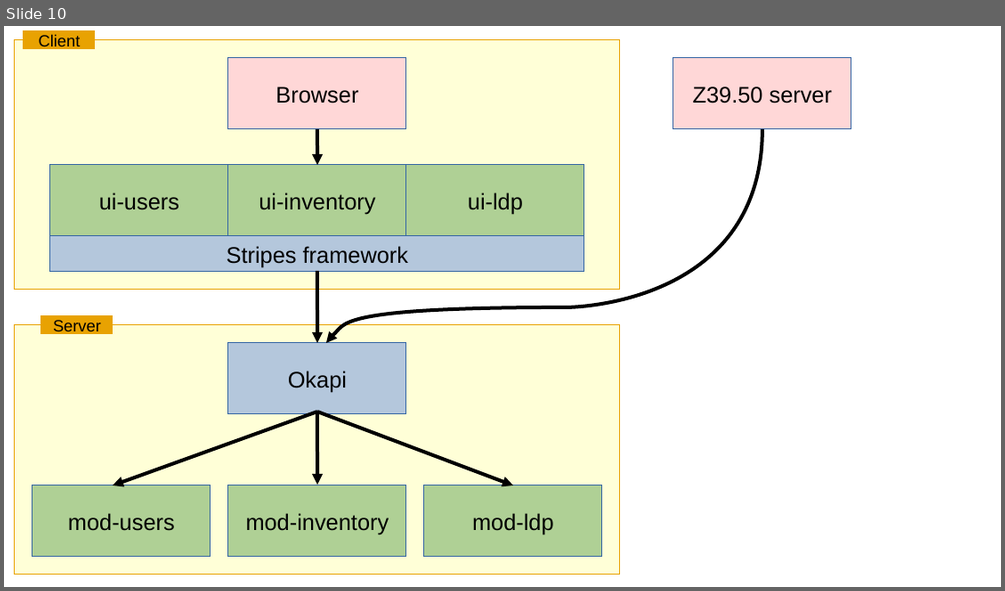
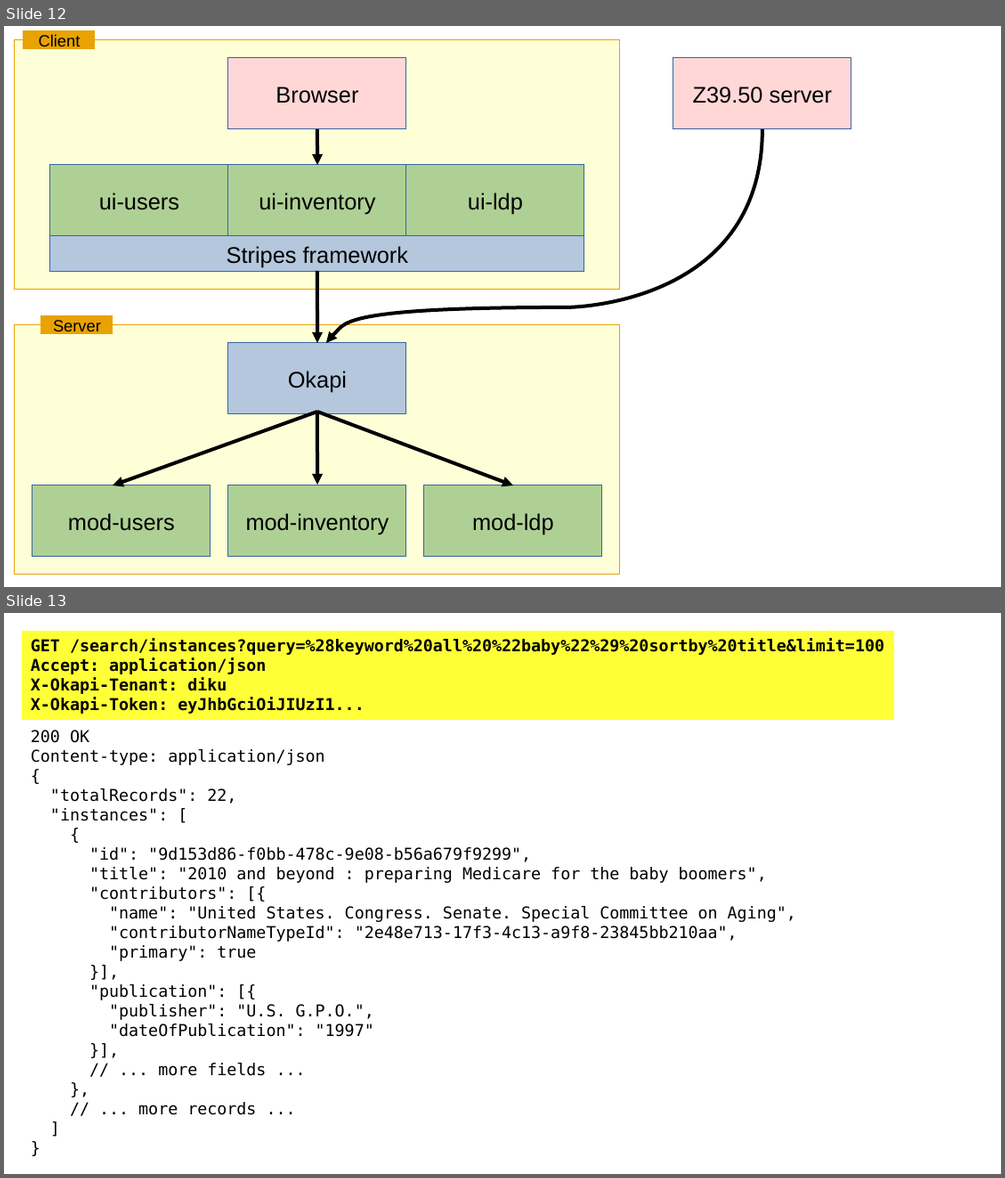
Before and after one commit to MikeTaylor/intro-to-folio-talk, a slide deck: intro-to-folio-talk.odp. Shown one above the other, each under a label of ours: slide 10 before the commit, slides 12 and 13 after it. The pictures are 1005x591 and 1005x1178 pixels, drawn with LibreOffice and Linux fonts; fonts in the diff are those of the drawing. Boxes give left, top, right and bottom in pixels: in the first picture for what was removed or moved away, otherwise in the second. Text is boxed around its words. In the diff, an @@ line names an element or a change of style, - is before the commit and + after.

```diff
--- a/intro-to-folio-talk.odp
+++ b/intro-to-folio-talk.odp
@@ slide 13 added at [4,613,1001,1174], background #FFFFFF @@
@@ rectangle added at [22,631,895,720], fill #FFFF38 @@
@@ text added at [31,638,884,1115], 13 pt, text #000000 @@
+GET /search/instances?query=%28keyword%20all%20%22baby%22%29%20sortby%20title&limit=100
+Accept: application/json
+X-Okapi-Tenant: diku
+X-Okapi-Token: eyJhbGciOiJIUzI1...
+200 OK
+Content-type: application/json
+{
+"totalRecords": 22,
+"instances": [
+{
+"id": "9d153d86-f0bb-478c-9e08-b56a679f9299",
+"title": "2010 and beyond : preparing Medicare for the baby boomers",
+"contributors": [{
+"name": "United States. Congress. Senate. Special Committee on Aging",
+"contributorNameTypeId": "2e48e713-17f3-4c13-a9f8-23845bb210aa",
+"primary": true
+}],
+"publication": [{
+"publisher": "U.S. G.P.O.",
+"dateOfPublication": "1997"
+}],
+// ... more fields ...
+},
+// ... more records ...
+]
+}
@@ what was slide 10 is now slide 12 @@
```
Also in this commit, not shown: 5 other slides added.
